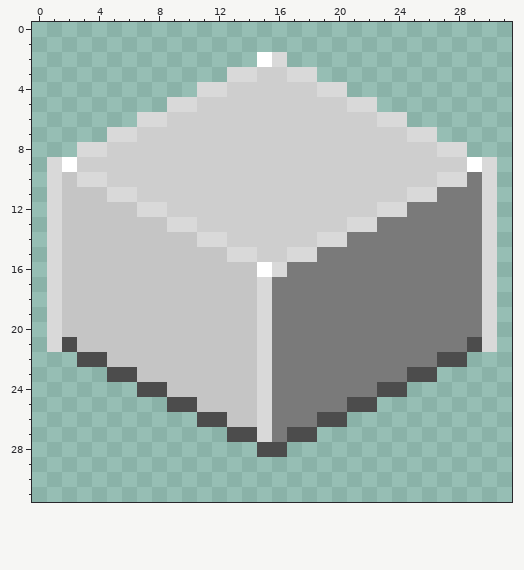
Two versions of one pixel-art file, assets/textures/aseprite/isometric_countertop.aseprite. The picture above is the old version.
32x32 pixels, 1 frame.
The same view after the edit:
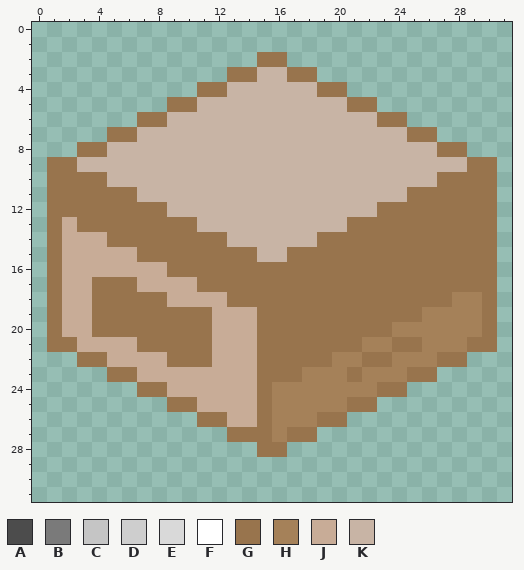
Palette (. is transparent): A #4c4c4c  B #7a7a7a  C #c5c5c5  D #cecece  E #d9d9d9  F #ffffff  G #98744d  H #a58159  J #c8ac97  K #c8b4a5
What changed:
Changed rows in their new state; - is an unchanged pixel.
Layer "Cube(7 7 12)":
first column x 1:
 2 --------------GG--------------
 3 ------------GGKKGG------------
 4 ----------GGKKKKKKGG----------
 5 --------GGKKKKKKKKKKGG--------
 6 ------GGKKKKKKKKKKKKKKGG------
 7 ----GGKKKKKKKKKKKKKKKKKKGG----
 8 --GGKKKKKKKKKKKKKKKKKKKKKKGG--
 9 GGKKKKKKKKKKKKKKKKKKKKKKKKKKGG
10 GGGGKKKKKKKKKKKKKKKKKKKKKKGGGG
11 GGGGGGKKKKKKKKKKKKKKKKKKGGGGGG
12 GGGGGGGGKKKKKKKKKKKKKKGGGGGGGG
13 GJGGGGGGGGKKKKKKKKKKGGGGGGGGGG
14 GJJJGGGGGGGGKKKKKKGGGGGGGGGGGG
15 GJJJJJGGGGGGGGKKGGGGGGGGGGGGGG
16 GJJJJJJJGGGGGGGGGGGGGGGGGGGGGG
17 GJJGGGJJJJGGGGGGGGGGGGGGGGGGGG
18 GJJGGGGGJJJJGGGGGGGGGGGGGGGHHG
19 GJJGGGGGGGGJJJGGGGGGGGGGGHHHHG
20 GJJGGGGGGGGJJJGGGGGGGGGHHHHHHG
21 GGJJJJGGGGGJJJGGGGGGGHHGGHHHGG
22 --GGJJJJGGGJJJGGGGGHHGGHHHGG--
23 ----GGJJJJJJJJGGGHHHGHHHGG----
24 ------GGJJJJJJGHHHHHHHGG------
25 --------GGJJJJGHHHHHGG--------
26 ----------GGJJGHHHGG----------
27 ------------GGGHGG------------
28 --------------GG--------------
